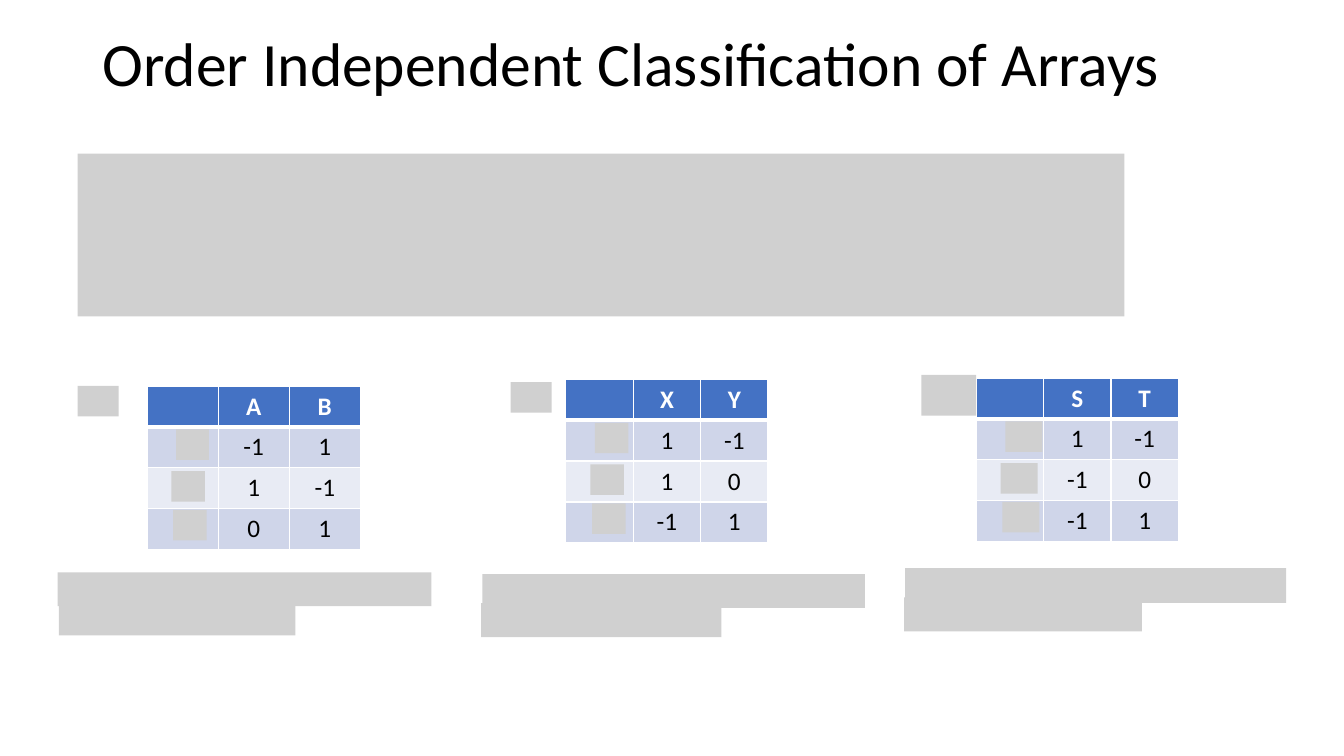
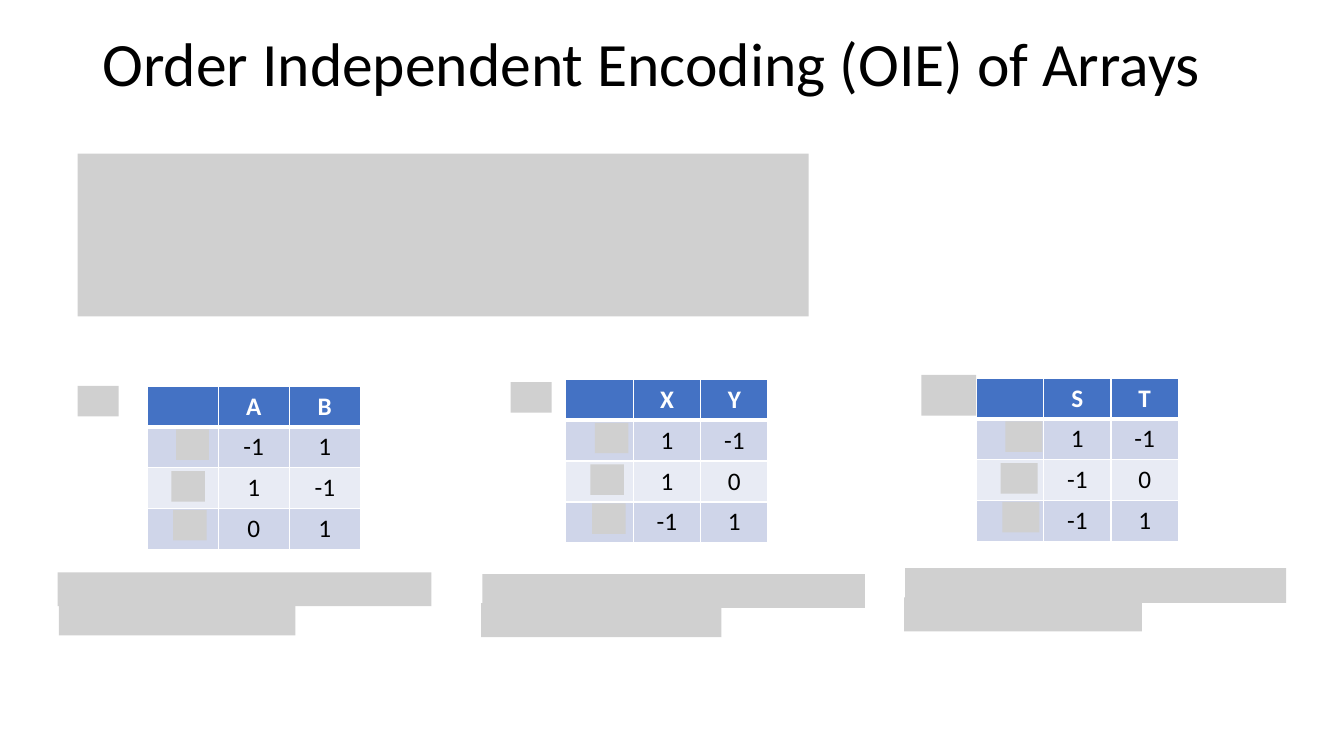
Before and after one commit to ModelEngineering/pySubnetSB, a slide deck: slide 5 of docs/sirn_figures.pptx. Drawn at 1344x756 pixels with LibreOffice and Linux fonts; fonts in the diff are those of the drawing; grey boxes stand for pictures. Boxes give left, top, right and bottom in pixels: in the first picture for what was removed or moved away, otherwise in the second. Text is boxed around its words. In the diff, an @@ line names an element or a change of style, - is before the commit and + after.

```diff
--- a/docs/sirn_figures.pptx
+++ b/docs/sirn_figures.pptx
@@ title at box(102, 41, 1199, 97): text changed @@
-Order Independent Classification of Arrays
+Order Independent Encoding (OIE) of Arrays
@@ picture: place and size @@
-picture at box(78, 153, 1124, 317)
+picture at box(78, 153, 809, 317)
```
Also in this commit, not shown: 3 other slides changed, 2 slides added, 4 other files.
